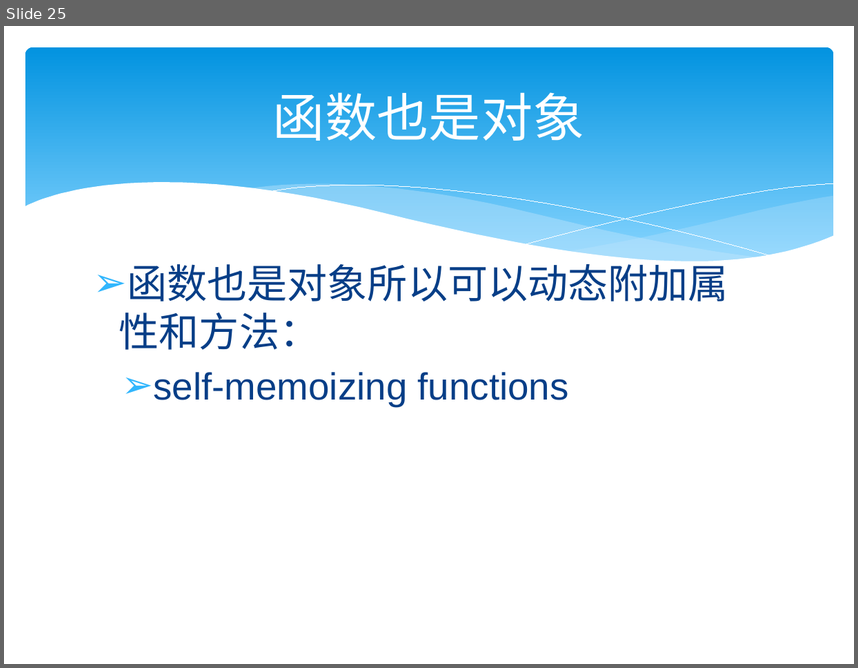
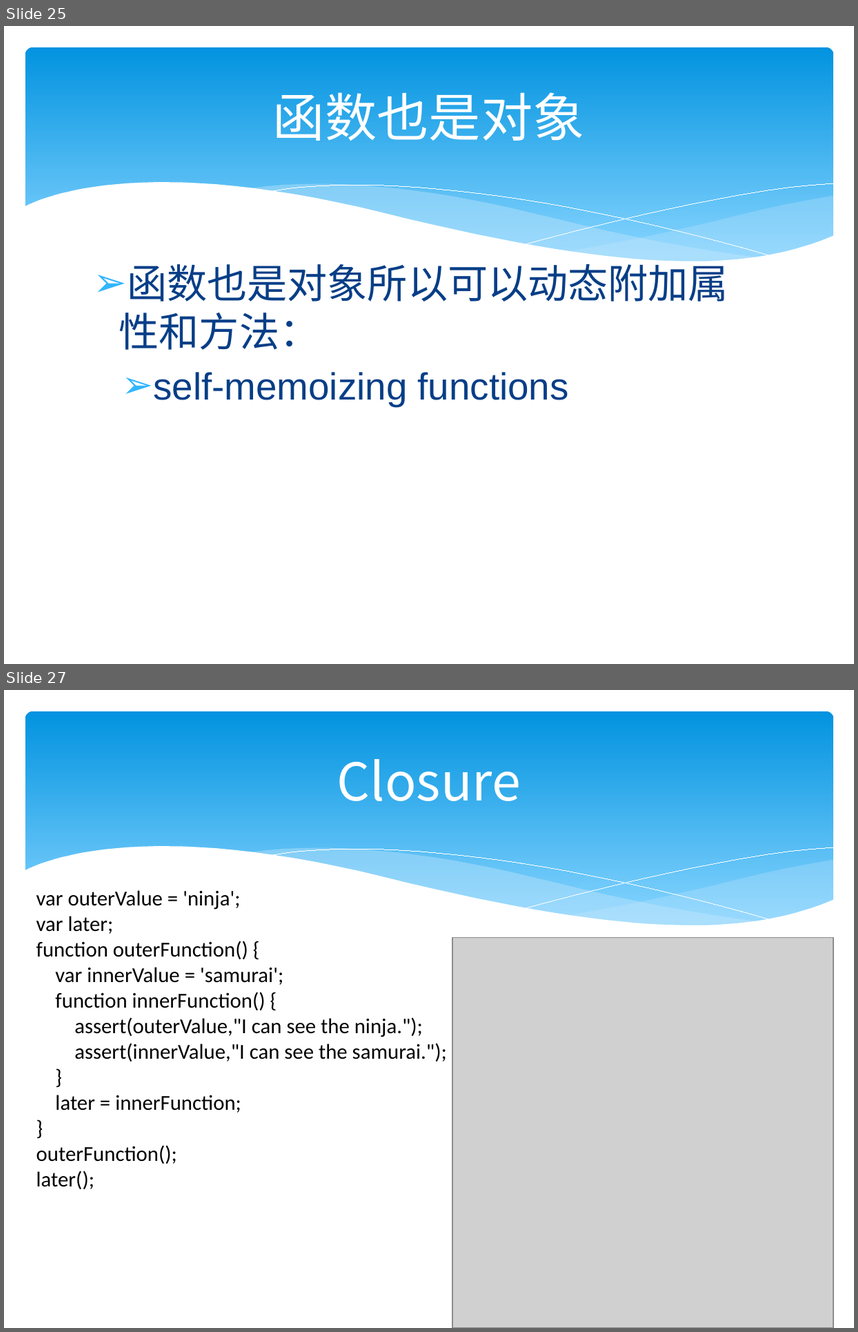
Before and after one commit to zjumty/jsfunc_training, a slide deck: JavaScriptFunctionObject.pptx. Shown one above the other, each under a label of ours: slide 25 before the commit, slides 25 and 27 after it; the slides between them are not shown. The pictures are 858x668 and 858x1332 pixels, drawn with LibreOffice and Linux fonts; fonts in the diff are those of the drawing; grey boxes stand for pictures. Boxes give left, top, right and bottom in pixels: in the first picture for what was removed or moved away, otherwise in the second. Text is boxed around its words. In the diff, an @@ line names an element or a change of style, - is before the commit and + after.

```diff
--- a/JavaScriptFunctionObject.pptx
+++ b/JavaScriptFunctionObject.pptx
@@ slide 27 added at (4, 690, 854, 1328), background #FFFFFF; not listed: 6 template elements that a slide beside it also shows @@
@@ title added at (337, 759, 521, 801), 44 pt, text #FFFFFF @@
+Closure
@@ text added at (36, 890, 447, 1189), 18 pt, text #000000 @@
+var outerValue = 'ninja';
+var later;
+function outerFunction() {
+var innerValue = 'samurai';
+function innerFunction() {
+assert(outerValue,"I can see the ninja.");
+assert(innerValue,"I can see the samurai.");
+}
+later = innerFunction;
+}
+outerFunction();
+later();
@@ picture added at (452, 938, 833, 1328) @@
```
Also in this commit, not shown: 1 slide changed, 6 other slides added, 2 other files.
